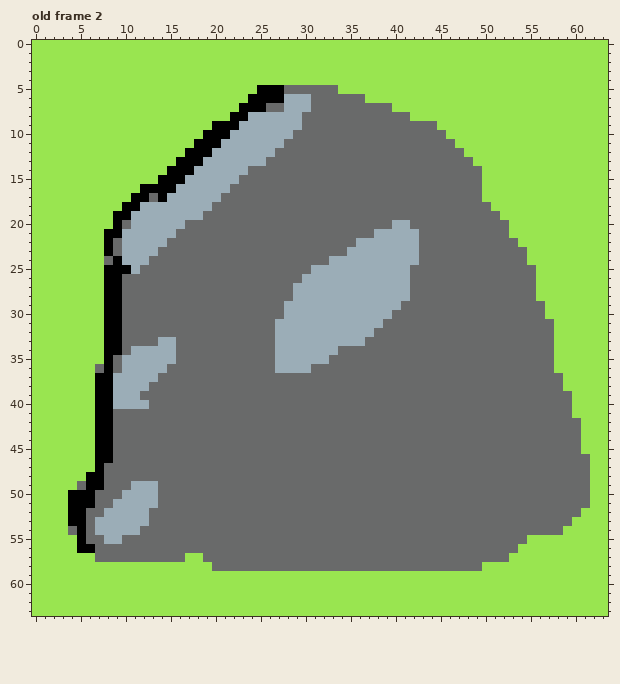
Pixel-art file, stored at assets/Tiles.aseprite. That is the earlier state.
64x64 pixels, 10 frames. Shown: old frame 2. The commit also changed other frames, which this record leaves out.
New version:
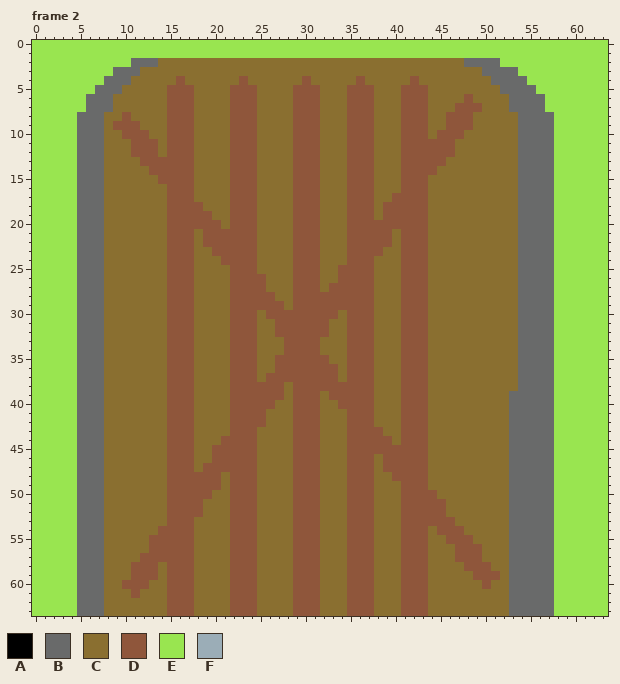
Palette (. is transparent): A #000000  B #696a6a  C #8a6f30  D #8f563b  E #99e550  F #9badb7
A new or re-ordered frame is compared with the old frame closest to it.
What changed:
frames 10 -> 12
Changed rows in their new state; - is an unchanged pixel.
Frame 2 is new; against old frame 2:
first column x 4:
 2 -------BBBCCCCCCCCCCCCCCCCCCCCCCCCCCCCCCCCCCBBBB----------
 3 -----BBBCCCCCCCCCCCCCCCCCCCCCCCCCCCCCCCCCCCCCCBBBB--------
 4 ----BBBCCCCCDCCCCCCDCCCCCCDCCCCCDCCCCCDCCCCCCCCBBBB-------
 5 ---BBBCCCCCDDDCCCCDDDCCCCDDDCCCDDDCCCDDDCCCCCCCCBBBB------
 6 --BBBCCCCCCDDDCCCCDDDCCCCDDDCCCDDDCCCDDDCCCCDCCCCBBBB-----
 7 --BBBCCCCCCDDDCCCCDDDCCCCDDDCCCDDDCCCDDDCCCDDDCCCBBBB-----
 8 -BBBCCDCCCCDDDCCCCDDDCCCCDDDCCCDDDCCCDDDCCDDDCCCCCBBBB----
 9 -BBBCDDDCCCDDDCCCCDDDCCCCDDDCCCDDDCCCDDDCCDDDCCCCCBBBB----
10 -BBBCCDDDCCDDDCCCCDDDCCCCDDDCCCDDDCCCDDDCDDDCCCCCCBBBB----
11 -BBBCCCDDDCDDDCCCCDDDCCCCDDDCCCDDDCCCDDDDDDCCCCCCCBBBB----
12 -BBBCCCDDDCDDDCCCCDDDCCCCDDDCCCDDDCCCDDDDDDCCCCCCCBBBB----
13 -BBBCCCCDDDDDDCCCCDDDCCCCDDDCCCDDDCCCDDDDDCCCCCCCCBBBB----
14 -BBBCCCCCDDDDDCCCCDDDCCCCDDDCCCDDDCCCDDDDCCCCCCCCCBBBB----
15 -BBBCCCCCCDDDDCCCCDDDCCCCDDDCCCDDDCCCDDDCCCCCCCCCCBBBB----
16 -BBBCCCCCCCDDDCCCCDDDCCCCDDDCCCDDDCCCDDDCCCCCCCCCCBBBB----
17 -BBBCCCCCCCDDDCCCCDDDCCCCDDDCCCDDDCCDDDDCCCCCCCCCCBBBB----
18 -BBBCCCCCCCDDDDCCCDDDCCCCDDDCCCDDDCDDDDDCCCCCCCCCCBBBB----
19 -BBBCCCCCCCDDDDDCCDDDCCCCDDDCCCDDDCDDDDDCCCCCCCCCCBBBB----
20 -BBBCCCCCCCDDDDDDCDDDCCCCDDDCCCDDDDDDDDDCCCCCCCCCCBBBB----
21 -BBBCCCCCCCDDDCDDDDDDCCCCDDDCCCDDDDDCDDDCCCCCCCCCCBBBB----
22 -BBBCCCCCCCDDDCDDDDDDCCCCDDDCCCDDDDDCDDDCCCCCCCCCCBBBB----
23 -BBBCCCCCCCDDDCCDDDDDCCCCDDDCCCDDDDCCDDDCCCCCCCCCC-BBB----
24 -BBBCCCCCCCDDDCCCDDDDCCCCDDDCCCDDDCCCDDDCCCCCCCCCC-BBB----
25 -BBBCCCCCCCDDDCCCCDDDCCCCDDDCCDDDDCCCDDDCCCCCCCCCC--BB----
26 -BBBCCCCCCCDDDCCCCDDDDCCCDDDCCDDDDCCCDDDCCCCCCCCCC--BB----
27 -BBBCCCCCCCDDDCCCCDDDDCCCDDDCDDDDDCCCDDDCCCCCCCCCC--BB----
28 -BBBCCCCCCCDDDCCCCDDDDDCCDDDDDDDDDCCCDDDCCCCCCCCCC--BB----
29 -BBBCCCCCCCDDDCCCCDDDDDDCDDDDDDDDDCCCDDDCCCCCCCCCC---B----
30 -BBBCCCCCCCDDDCCCCDDDCDDDDDDDDCDDDCCCDDDCCCCCCCCCC---B----
31 -BBBCCCCCCCDDDCCCCDDDCCDDDDDDCCDDDCCCDDDCCCCCCCCCC--------
32 -BBBCCCCCCCDDDCCCCDDDCCDDDDDDCCDDDCCCDDDCCCCCCCCCC--------
33 -BBBCCCCCCCDDDCCCCDDDCCCDDDDCCCDDDCCCDDDCCCCCCCCCC--------
34 -BBBCCCCCCCDDDCCCCDDDCCCDDDDCCCDDDCCCDDDCCCCCCCCCC--------
35 -BBBCCCCCCCDDDCCCCDDDCCDDDDDDCCDDDCCCDDDCCCCCCCCCC--------
36 -BB-CCCCCCCDDDCCCCDDDCCDDDDDDDCDDDCCCDDDCCCCCCCCCC--------
37 -BBBCCCCCCCDDDCCCCDDDCDDDDDDDDCDDDCCCDDDCCCCCCCCCC----E---
38 -BBBCCCCCCCDDDCCCCDDDDDDCDDDDDDDDDCCCDDDCCCCCCCCCC----E---
39 -BBBCCCCCCCDDDCCCCDDDDDDCDDDCDDDDDCCCDDDCCCCCCCCC-----EE--
40 -BBBCCCCCCCDDDCCCCDDDDDCCDDDCCDDDDCCCDDDCCCCCCCCC-----EE--
41 -BBBCCCCCCCDDDCCCCDDDDCCCDDDCCCDDDCCCDDDCCCCCCCCC-----EE--
42 -BBBCCCCCCCDDDCCCCDDDDCCCDDDCCCDDDCCCDDDCCCCCCCCC-----EEE-
43 -BBBCCCCCCCDDDCCCCDDDCCCCDDDCCCDDDDCCDDDCCCCCCCCC-----EEE-
44 -BBBCCCCCCCDDDCCCDDDDCCCCDDDCCCDDDDDCDDDCCCCCCCCC-----EEE-
45 -BBBCCCCCCCDDDCCDDDDDCCCCDDDCCCDDDDDDDDDCCCCCCCCC-----EEE-
46 -BBBCCCCCCCDDDCCDDDDDCCCCDDDCCCDDDCDDDDDCCCCCCCCC-----EEEE
47 -BBBCCCCCCCDDDCDDDDDDCCCCDDDCCCDDDCDDDDDCCCCCCCCC-----EEEE
48 -BBBCCCCCCCDDDDDDCDDDCCCCDDDCCCDDDCCDDDDCCCCCCCCC-----EEEE
49 --BBCCCCCCCDDDDDDCDDDCCCCDDDCCCDDDCCCDDDCCCCCCCCC-----EEEE
50 EBB-CCCCCCCDDDDDCCDDDCCCCDDDCCCDDDCCCDDDDCCCCCCCC-----EEEE
51 EBB-CCCCCCCDDDDCCCDDDCCCCDDDCCCDDDCCCDDDDDCCCCCCC-----EEEE
52 EB--CCCCCCCDDDDCCCDDDCCCCDDDCCCDDDCCCDDDDDCCCCCCC-----EEE-
53 EB-BCCCCCCCDDDCCCCDDDCCCCDDDCCCDDDCCCDDDDDDCCCCCC-----EE--
54 EB-BCCCCCCDDDDCCCCDDDCCCCDDDCCCDDDCCCDDDCDDDCCCCC-----E---
55 -B--CCCCCDDDDDCCCCDDDCCCCDDDCCCDDDCCCDDDCCDDDCCCC--BBB----
56 -BB-CCCCCDDDDDCCCCDDDCCCCDDDCCCDDDCCCDDDCCCDDDCCC-BBBB----
57 -BB-CCCCDDDDDDCCCCDDDCCCCDDDCCCDDDCCCDDDCCCDDDCCCBBBBB----
58 -BBBCCCDDDCDDDCCCCDDDCCCCDDDCCCDDDCCCDDDCCCCDDDCCBBBBB----
59 -BBBCCCDDDCDDDCCCCDDDCCCCDDDCCCDDDCCCDDDCCCCCDDDCBBBBB----
60 -BBBCCDDDCCDDDCCCCDDDCCCCDDDCCCDDDCCCDDDCCCCCCDCCBBBBB----
61 -BBBCCCDCCCDDDCCCCDDDCCCCDDDCCCDDDCCCDDDCCCCCCCCCBBBBB----
62 -BBBCCCCCCCDDDCCCCDDDCCCCDDDCCCDDDCCCDDDCCCCCCCCCBBBBB----
63 -BBBCCCCCCCDDDCCCCDDDCCCCDDDCCCDDDCCCDDDCCCCCCCCCBBBBB----
